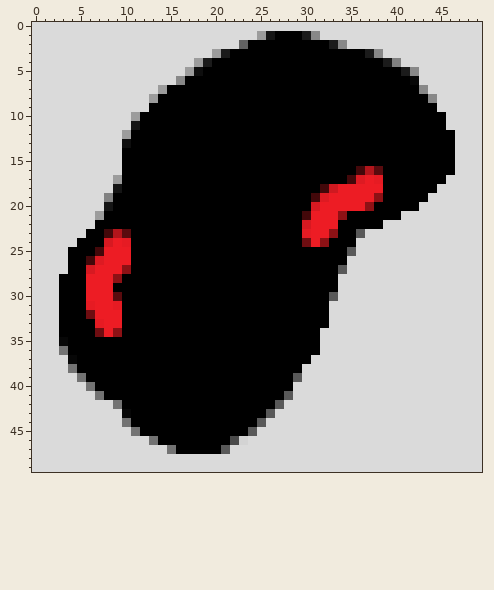
Two states of a pixel-art sprite, data/piki.png. That is the earlier state.
The file is 50x50 pixels. Colours within 5 levels of each other are drawn and written as one.
Now the later version:
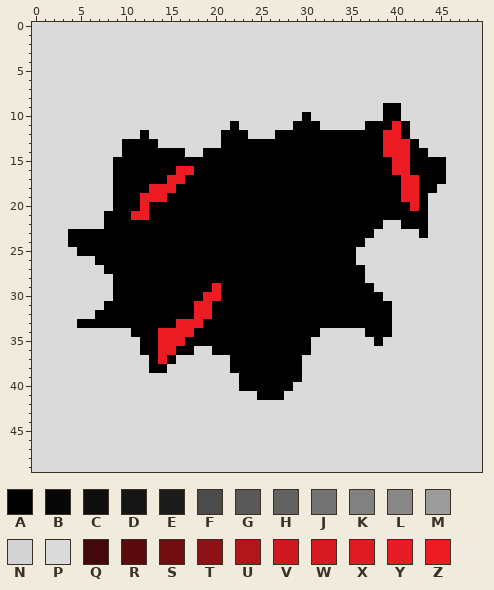
Palette (. is transparent): A #000000  B #070707  C #0e0e0e  D #151515  E #1b1b1b  F #4b4b4b  G #595959  H #626262  J #737373  K #818181  L #888888  M #9c9c9c  N #d3d3d3  P #dadada  Q #43080a  R #590b0e  S #6f0d11  T #8d1115  U #b2151b  V #cf1920  W #d71921  X #de1a22  Y #e61b23  Z #ed1c24
Changes in this commit:
Changed rows in their new state; - is an unchanged pixel.
first column x 3:
 1 ----------------------PPPPPPP---------------
 2 --------------------PPPPPPPPPPPP------------
 3 -----------------PPPPPPPPPPPPPPPPPPP--------
 4 ---------------PPPPPPPPPPPPPPPPPPPPPPP------
 5 --------------PPPPPPPPPPPPPPPPPPPPPPPPPP----
 6 -------------PPPPPPPPPPPPPPPPPPPPPPPPPPP----
 7 -----------PPPPPPPPPPPPPPPPPPPPPPPPPPPPPP---
 8 ----------PPPPPPPPPPPPPPPPPPPPPPPPPPPPPPPP--
 9 ----------PPPPPPPPPPPPPPPPPPPPPPPPPP--PPPP--
10 --------PPPPPPPPPPPPPPPPPPP-PPPPPPPP--PPPPP-
11 --------PPPPPPPPPPP-PPPPPP---PPPPP---Z-PPPP-
12 -------PP-PPPPPPPP---PPP------------ZZ-PPPPP
13 -------A---PPPPPPP------------------ZZZ-PPPP
14 --------------PP--------------------ZZZ--PPP
15 ------A------------------------------ZZ----P
16 ------A------ZZ------------------AAA-ZZ----P
17 ------A-----ZZ------------------AAAA--ZZ----
18 ------A---ZZZ----------------AAAAAAA--ZZ----
19 -----P---ZZZ----------------AAAAAAAA--ZZ----
20 -----P---Z------------------AAAAAAA----ZA---
21 ----P---ZZ-----------------AAAAA------AAA---
22 ----P----------------------AAAA-------AAA---
23 -AA--AAA-------------------AAAA--AA-----A---
24 -A---AAA-------------------AAA---A----------
25 -P--AAAA------------------------A-----------
26 -PPPAAAA------------------------A-----------
27 -PPPPAAA-----------------------AAA----------
28 PPPPPPA------------------------AAA----------
29 PPPPPP-----------Z-------------AAAA---------
30 PPPPPPA---------ZZ------------AAAAAA--------
31 PPPPPAA--------ZZ-------------AAAAAAA-------
32 PPPPAAA--------ZZ-------------AAAAAAA-------
33 PP--AAA------ZZZ--------------AAAAAAA-------
34 PPPPPPPP---ZZZZ-------------------AAA-------
35 PPPPPPPPP--ZZZ--------------P------A--------
36 PPPPPPPPP--ZZ--PP-----------P---------------
37 -PPPPPPPPP-Z-PPPPPP--------P----------------
38 -PPPPPPPPP--PPPPPPP-------------------------
39 --PPPPPPPPPPPPPPPPPP------A-----------------
40 ---PPPPPPPPPPPPPPPPP------------------------
41 ----PPPPPPPPPPPPPPPPPP---P------------------
42 ------PPPPPPPPPPPPPPPPPPP-------------------
43 -------PPPPPPPPPPPPPPPPP--------------------
44 -------PPPPPPPPPPPPPPPP---------------------
45 --------PPPPPPPPPPPPPP----------------------
46 ----------PPPPPPPPPPP-----------------------
47 ------------PPPPPPP-------------------------
Changed places in both pictures, as pixel boxes (x1, y1, x2, y2):
changed: (59, 31, 455, 454)
